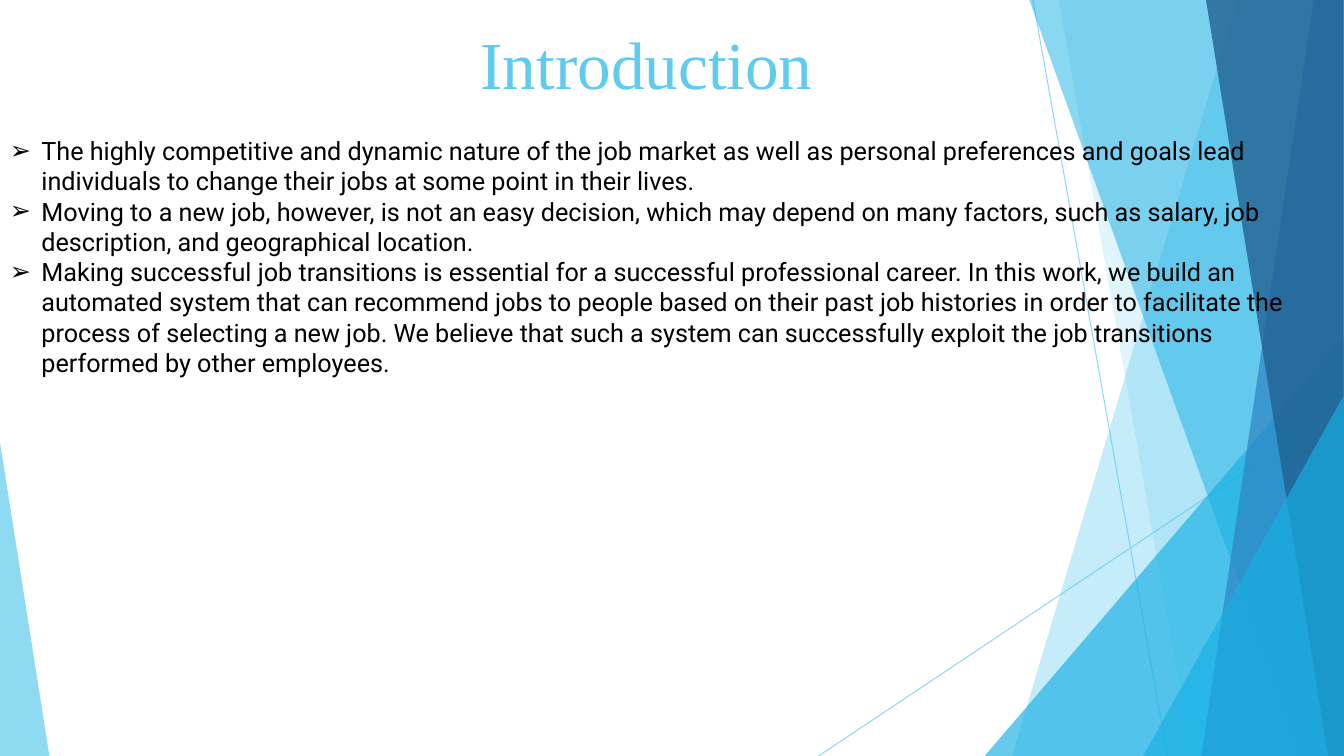
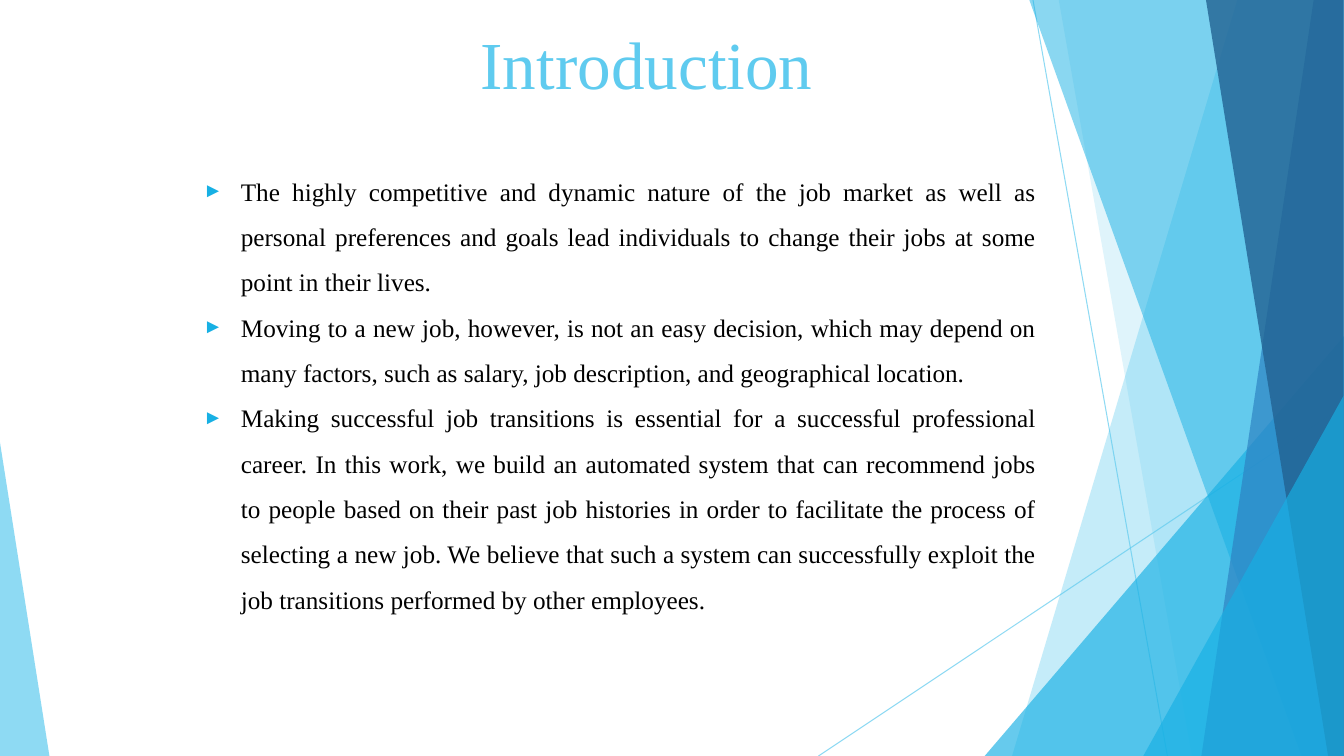
Before and after one commit to Vaibhav-Dharmik/project_reports_final_yr, a slide deck: slide 3 of final_submission_ppt.pptx. Drawn at 1344x756 pixels with LibreOffice and Linux fonts; fonts in the diff are those of the drawing. Boxes give left, top, right and bottom in pixels: in the first picture for what was removed or moved away, otherwise in the second. Text is boxed around its words. In the diff, an @@ line names an element or a change of style, - is before the commit and + after.

```diff
--- a/final_submission_ppt.pptx
+++ b/final_submission_ppt.pptx
@@ text "The highly competitive and dynamic ...": place and size @@
-text "The highly competitive and dynamic ..." at bbox=[41, 137, 1282, 378]
+text "The highly competitive and dynamic ..." at bbox=[241, 183, 1035, 615]
@@ text "The highly competitive and dynamic ..." at bbox=[241, 183, 1035, 615]: font Roboto to Times New Roman; alignment left to justified; bullet ➢ to ►; line spacing 1 to 1.5 @@
```
Also in this commit, not shown: 15 other slides changed, 5 slides added, 3 slides removed, 1 other file.
